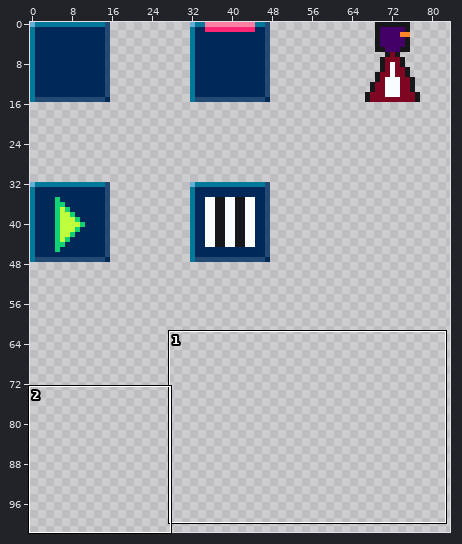
Pixel-art file, stored at assets/sprites.aseprite. Above: a wide view before the commit, with the close-up outlined.
Close-up. First the earlier version:
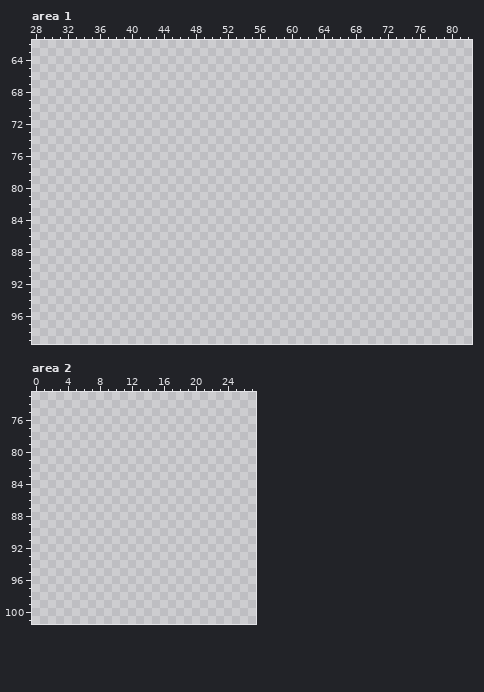
512x512 pixels, 1 frame. Shown: area 1: x 28..82, y 62..99; area 2: x 0..27, y 73..101. The wide view leaves out empty margins.
After the commit:
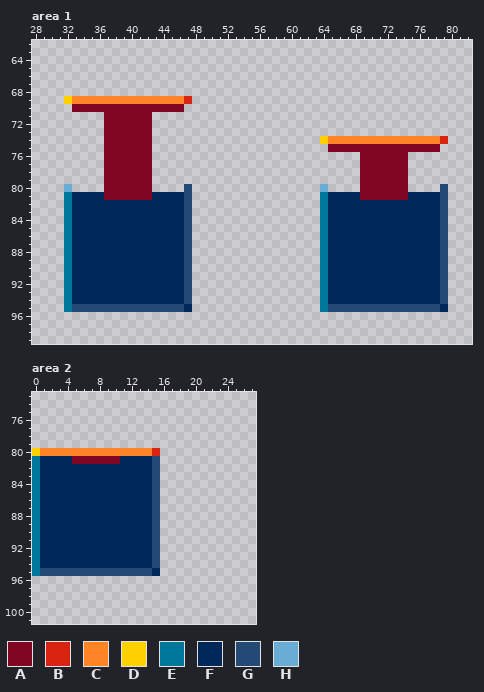
Palette (. is transparent): A #7f0622  B #d62411  C #ff8426  D #ffd100  E #007899  F #002859  G #234975  H #68aed4
The edit:
Changed rows in their new state; - is an unchanged pixel.
Area 1:
first column x 32:
 69 DCCCCCCCCCCCCCCB--------------------------------
 70 -AAAAAAAAAAAAAA---------------------------------
 71 -----AAAAAA-------------------------------------
 72 -----AAAAAA-------------------------------------
 73 -----AAAAAA-------------------------------------
 74 -----AAAAAA---------------------DCCCCCCCCCCCCCCB
 75 -----AAAAAA----------------------AAAAAAAAAAAAAA-
 76 -----AAAAAA--------------------------AAAAAA-----
 77 -----AAAAAA--------------------------AAAAAA-----
 78 -----AAAAAA--------------------------AAAAAA-----
 79 -----AAAAAA--------------------------AAAAAA-----
 80 H----AAAAAA----G----------------H----AAAAAA----G
 81 EFFFFAAAAAAFFFFG----------------EFFFFAAAAAAFFFFG
 82 EFFFFFFFFFFFFFFG----------------EFFFFFFFFFFFFFFG
 83 EFFFFFFFFFFFFFFG----------------EFFFFFFFFFFFFFFG
 84 EFFFFFFFFFFFFFFG----------------EFFFFFFFFFFFFFFG
 85 EFFFFFFFFFFFFFFG----------------EFFFFFFFFFFFFFFG
 86 EFFFFFFFFFFFFFFG----------------EFFFFFFFFFFFFFFG
 87 EFFFFFFFFFFFFFFG----------------EFFFFFFFFFFFFFFG
 88 EFFFFFFFFFFFFFFG----------------EFFFFFFFFFFFFFFG
 89 EFFFFFFFFFFFFFFG----------------EFFFFFFFFFFFFFFG
 90 EFFFFFFFFFFFFFFG----------------EFFFFFFFFFFFFFFG
 91 EFFFFFFFFFFFFFFG----------------EFFFFFFFFFFFFFFG
 92 EFFFFFFFFFFFFFFG----------------EFFFFFFFFFFFFFFG
 93 EFFFFFFFFFFFFFFG----------------EFFFFFFFFFFFFFFG
 94 EFFFFFFFFFFFFFFG----------------EFFFFFFFFFFFFFFG
 95 EGGGGGGGGGGGGGGF----------------EGGGGGGGGGGGGGGF
Area 2:
first column x 0:
 80 DCCCCCCCCCCCCCCB
 81 EFFFFAAAAAAFFFFG
 82 EFFFFFFFFFFFFFFG
 83 EFFFFFFFFFFFFFFG
 84 EFFFFFFFFFFFFFFG
 85 EFFFFFFFFFFFFFFG
 86 EFFFFFFFFFFFFFFG
 87 EFFFFFFFFFFFFFFG
 88 EFFFFFFFFFFFFFFG
 89 EFFFFFFFFFFFFFFG
 90 EFFFFFFFFFFFFFFG
 91 EFFFFFFFFFFFFFFG
 92 EFFFFFFFFFFFFFFG
 93 EFFFFFFFFFFFFFFG
 94 EFFFFFFFFFFFFFFG
 95 EGGGGGGGGGGGGGGF
